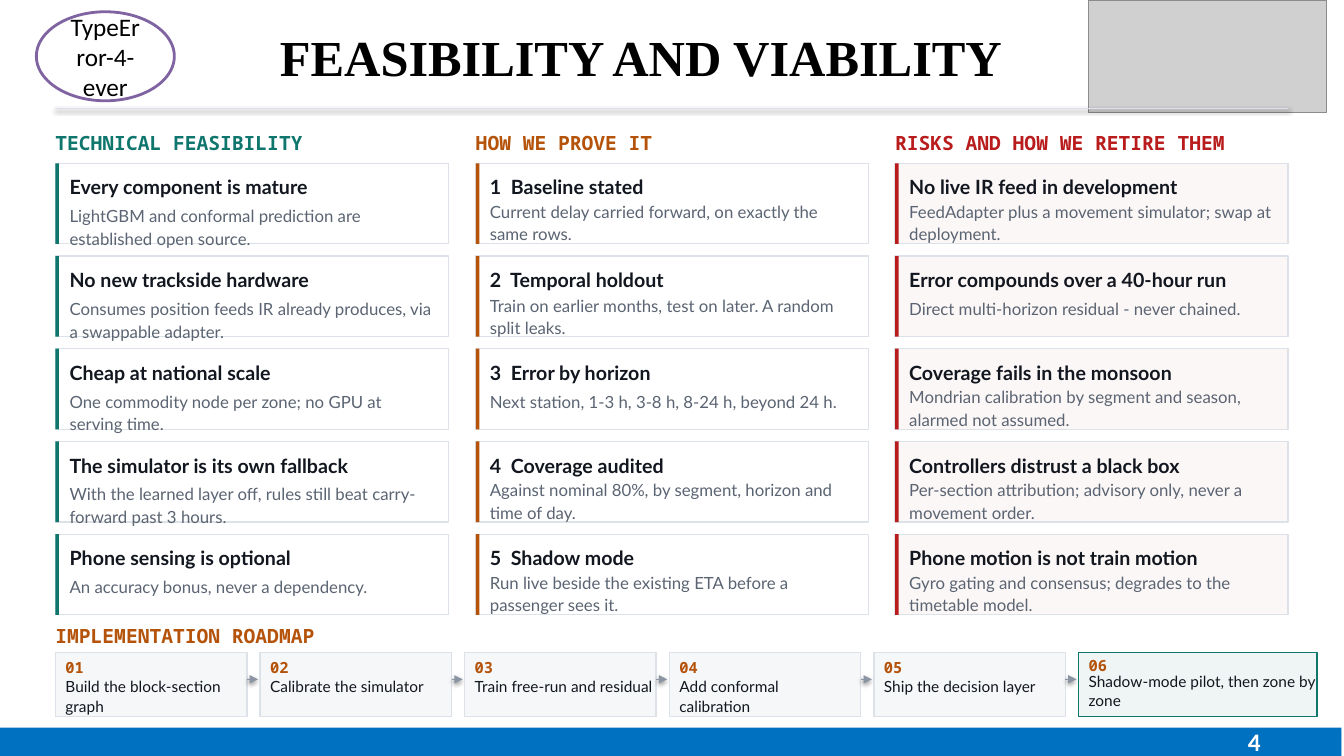
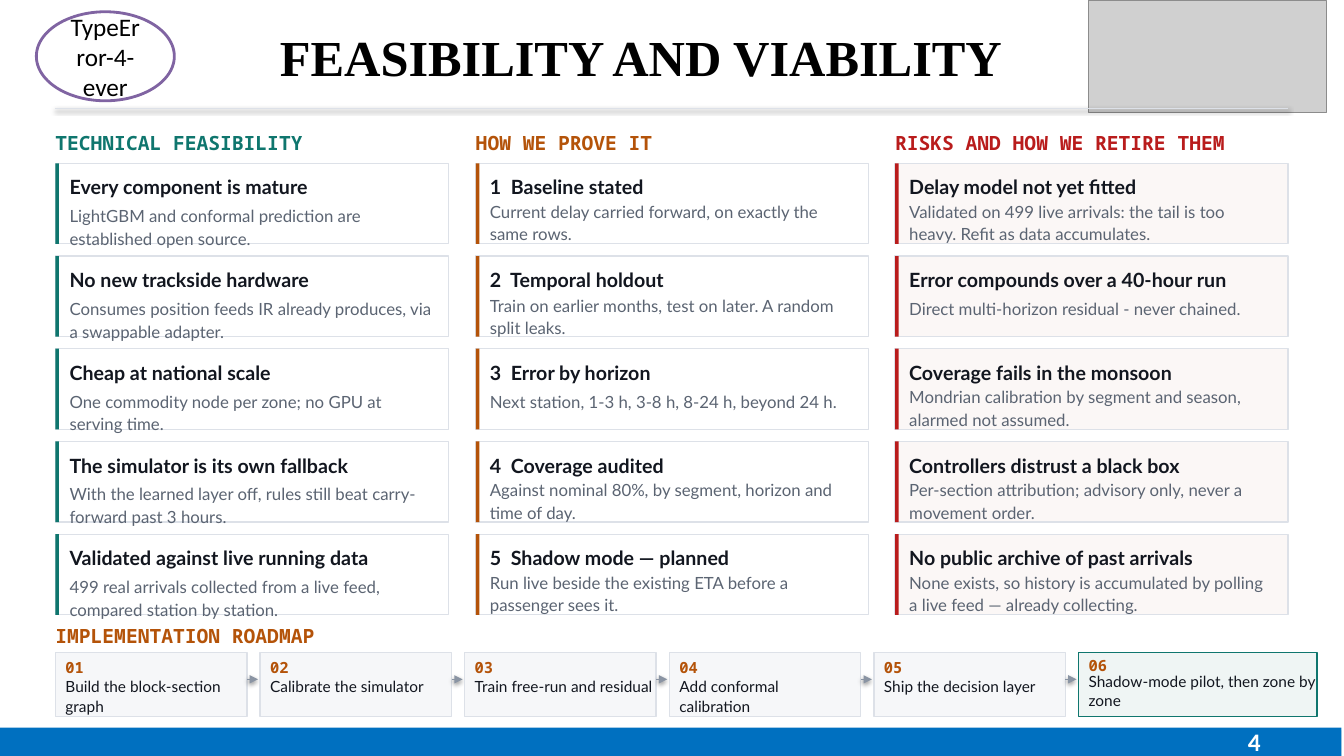
Before and after one commit to TypeError-4-ever/Railcast, a slide deck: slide 4 of deck/RAILCAST_SIH26028_IDEA.pptx. Drawn at 1344x756 pixels with LibreOffice and Linux fonts; fonts in the diff are those of the drawing; grey boxes stand for pictures. Boxes give left, top, right and bottom in pixels: in the first picture for what was removed or moved away, otherwise in the second. Text is boxed around its words. In the diff, an @@ line names an element or a change of style, - is before the commit and + after.

```diff
--- a/deck/RAILCAST_SIH26028_IDEA.pptx
+++ b/deck/RAILCAST_SIH26028_IDEA.pptx
@@ text at (909,179,1136,198): text changed @@
-No live IR feed in development
+Delay model not yet fitted
@@ text at (909,205,1225,243): text changed @@
-FeedAdapter plus a movement simulator; swap at deployment.
+Validated on 499 live arrivals: the tail is too heavy. Refit as data accumulates.
@@ text at (70,550,368,569): text changed @@
-Phone sensing is optional
+Validated against live running data
@@ text at (490,550,729,569): text changed @@
-5 Shadow mode
+5 Shadow mode — planned
@@ text at (909,550,1193,569): text changed @@
-Phone motion is not train motion
+No public archive of past arrivals
@@ text at (70,580,380,619): text changed @@
-An accuracy bonus, never a dependency.
+499 real arrivals collected from a live feed, compared station by station.
@@ text at (909,576,1263,614): text changed @@
-Gyro gating and consensus; degrades to the timetable model.
+None exists, so history is accumulated by polling a live feed — already collecting.
```
Also in this commit, not shown: 2 other slides changed, 2 other files.
